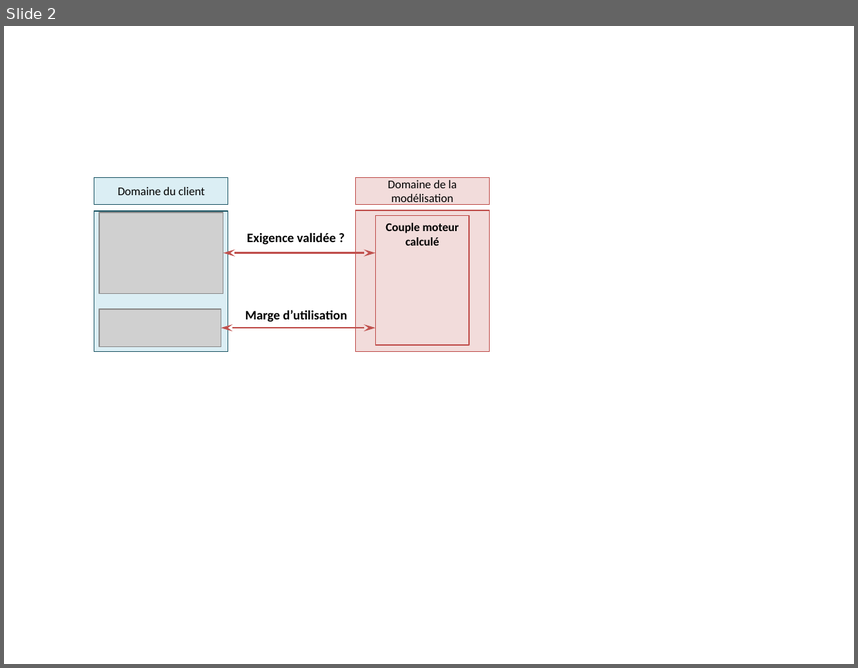
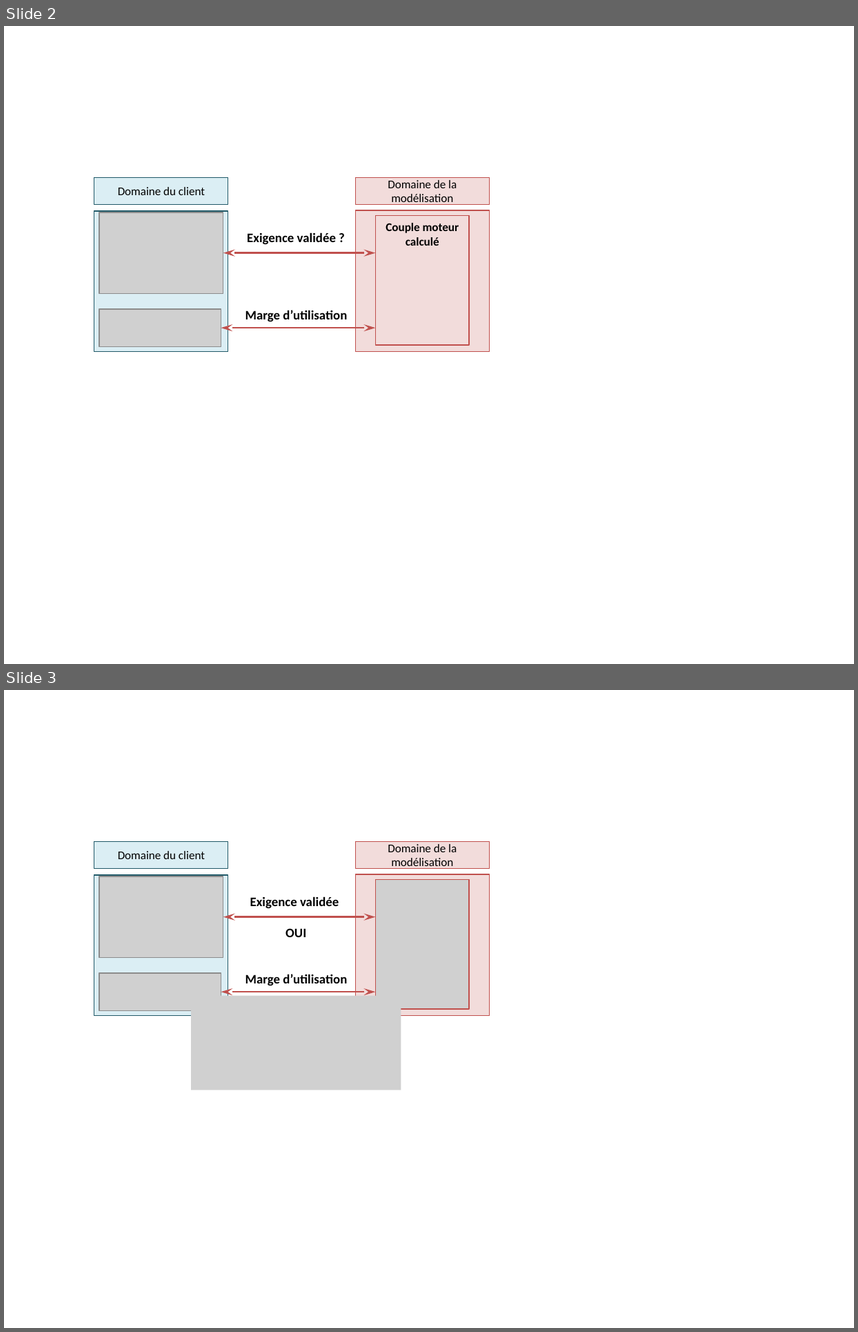
Before and after one commit to xpessoles/Cy_04_PSI_ModelisationDynamique, a slide deck: Revisions_Statique/Fiche_01_Statique_3D_TD_01_MC2E_TODO/images/Figures.pptx. Shown one above the other, each under a label of ours: slide 2 before the commit, slides 2 and 3 after it. The pictures are 858x668 and 858x1332 pixels, drawn with LibreOffice and Linux fonts; fonts in the diff are those of the drawing; grey boxes stand for pictures. Boxes give left, top, right and bottom in pixels: in the first picture for what was removed or moved away, otherwise in the second. Text is boxed around its words. In the diff, an @@ line names an element or a change of style, - is before the commit and + after.

```diff
--- a/Revisions_Statique/Fiche_01_Statique_3D_TD_01_MC2E_TODO/images/Figures.pptx
+++ b/Revisions_Statique/Fiche_01_Statique_3D_TD_01_MC2E_TODO/images/Figures.pptx
@@ slide 3 added at (4,690,854,1328), background #FFFFFF @@
@@ rectangle added at (94,841,228,867), fill #DBEEF4, outline #215968 0.75 pt, 10 pt, text #000000 @@
+Domaine du client
@@ rectangle added at (355,841,488,867), fill #F2DCDB, outline #C0504D 0.75 pt, 10 pt, text #000000 @@
+Domaine de la modélisation
@@ rectangle added at (94,876,228,1016), fill #DBEEF4, outline #215968 0.75 pt @@
@@ rectangle added at (355,874,488,1016), fill #F2DCDB, outline #C0504D 0.75 pt @@
@@ picture added at (99,876,223,957) @@
@@ text added at (250,896,339,937), 11 pt, text #000000, bold @@
+Exigence validée
+OUI
@@ picture added at (375,880,469,1009) @@
@@ double arrow added from (223, 917) to (375, 917), #C0504D 1.5 pt @@
@@ picture added at (99,973,221,1010) @@
@@ text added at (245,974,347,985), 11 pt, text #000000, bold @@
+Marge d’utilisation
@@ picture added at (191,995,401,1090) @@
@@ double arrow added from (221, 992) to (375, 992), #C0504D 1.5 pt @@
```
Also in this commit, not shown: 1 other slide added, 2 other files.
